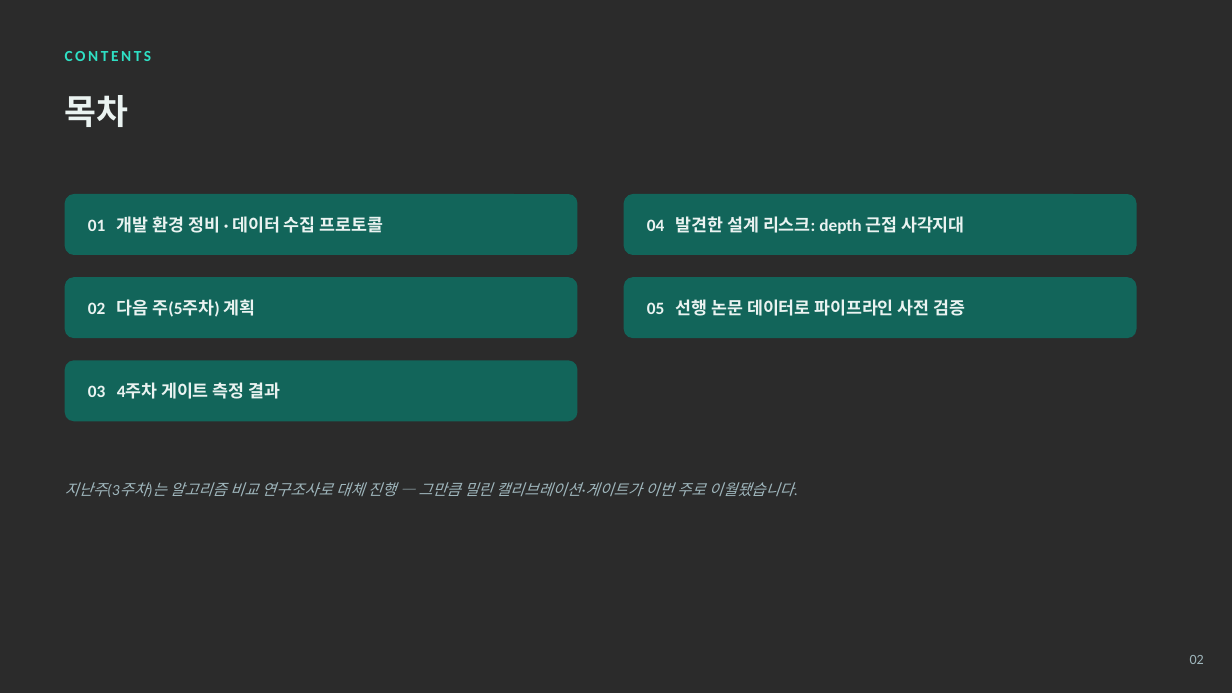
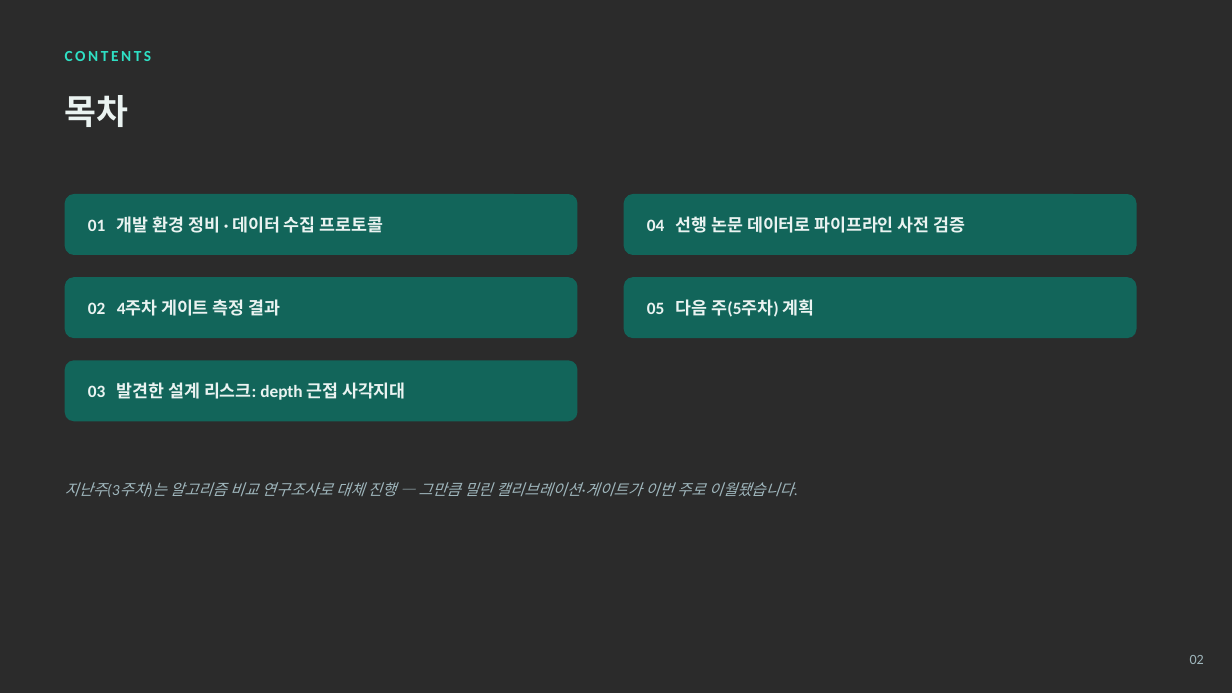
Before and after one commit to gianpark/AIoT-Project, a slide deck: slide 2 of barunjase_week4.pptx. Drawn at 1232x693 pixels with LibreOffice and Linux fonts; fonts in the diff are those of the drawing; background and template pictures are left out; a plain dark background stands for a picture behind light text. Boxes give left, top, right and bottom in pixels: in the first picture for what was removed or moved away, otherwise in the second. Text is boxed around its words. In the diff, an @@ line names an element or a change of style, - is before the commit and + after.

```diff
--- a/barunjase_week4.pptx
+++ b/barunjase_week4.pptx
@@ text at bbox=[647, 216, 965, 233]: text changed @@
-04 발견한 설계 리스크: depth 근접 사각지대
+04 선행 논문 데이터로 파이프라인 사전 검증
@@ text at bbox=[88, 299, 280, 316]: text changed @@
-02 다음 주(5주차) 계획
+02 4주차 게이트 측정 결과
@@ text at bbox=[647, 299, 815, 317]: text changed @@
-05 선행 논문 데이터로 파이프라인 사전 검증
+05 다음 주(5주차) 계획
@@ text at bbox=[88, 382, 405, 400]: text changed @@
-03 4주차 게이트 측정 결과
+03 발견한 설계 리스크: depth 근접 사각지대
```
Also in this commit, not shown: 5 other slides changed, 1 slide removed, 1 other file.
